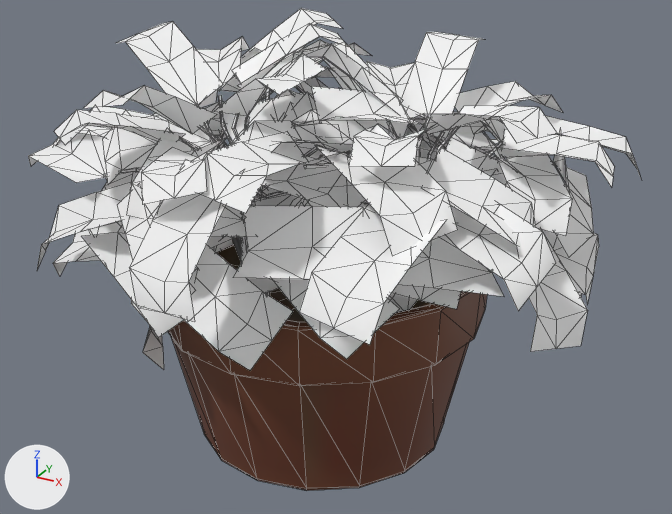
The glTF model Unpack/4.0.0/romfs/arc/data.trpfs/virtual_converted/field_graphic/common_model/a_com_house_obj/a_com_house_a01_plant02_brown/a_com_house_a01_plant02_brown.gltf: old version first, new version second.
The view is the same before and after, from a 50 mm lens placed at (0.464, -0.813, 0.615), pointed at (0.017, -0.001, 0.209). The axes (+X, +Y, +Z) are drawn at lower left. The lights are the same throughout. The first picture is the older version. Mesh edges are drawn as thin lines. Where no turn or scale is listed for an object, it has been applied to the vertices.

Objects in the first picture: 'um_a_com_house_a01_plant02_model_a_com_house_a01_plant02_modelShape:a_com_house_a01_plant02_01', 'um_a_com_house_a01_plant02_model_a_com_house_a01_plant02_modelShape:a_com_house_a01_plant02_transparent01'.
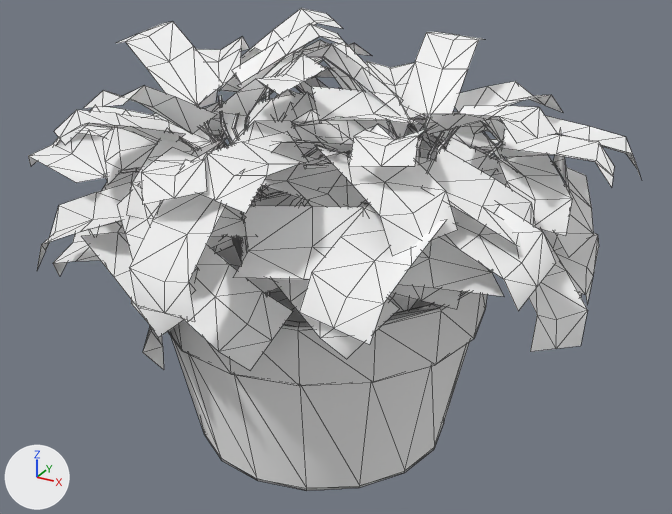
Boxes [x1, y1, x2, y2] around the edits, measured in the pictures (672 x 514 px):
'um_a_com_house_a01_plant02_model_a_com_house_a01_plant02_modelShape:a_com_house_a01_plant02_01', surface changed (brown to grey): [168, 240, 487, 491] in both

The change, as a list of edits to the scene's bpy script:
```text
Change mat_a_com_house_a01_plant02_01:
    remove # nodes: BsdfPrincipled, NormalMap, OutputMaterial, SeparateColor, TexImage x3
    remove # uses the picture img_a_com_house_a01_plant02_01_alb_png
    nodes: BsdfPrincipled, NormalMap, OutputMaterial, SeparateColor, TexImage x2
    colours: white #ffffff
```
